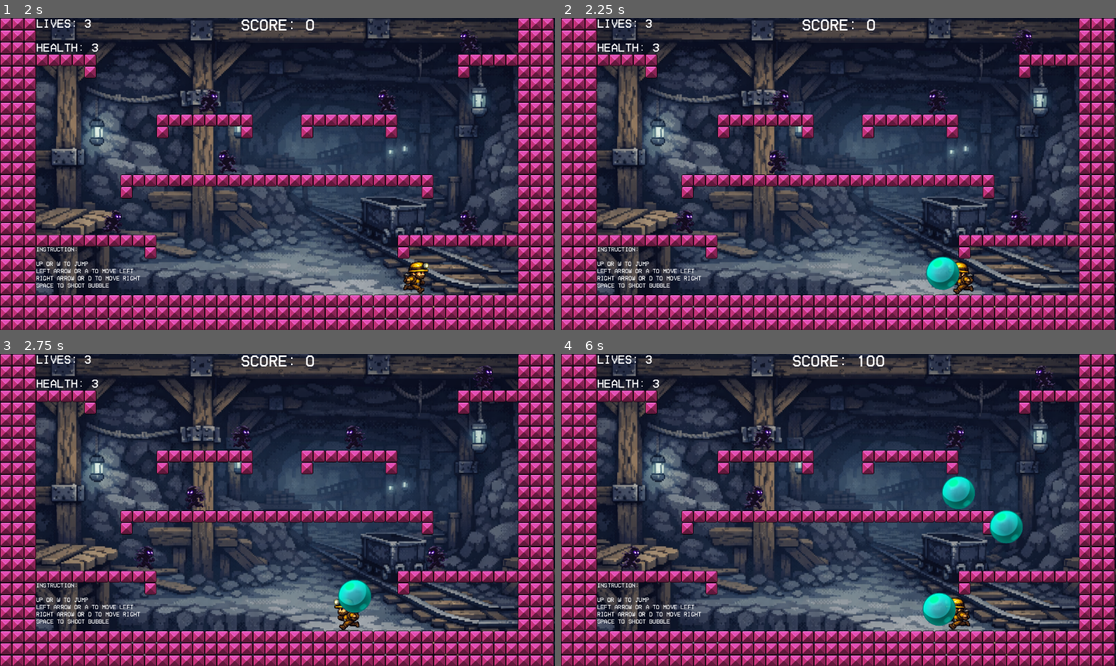
Above: before the commit, frames 1-4 (two rows, left to right).
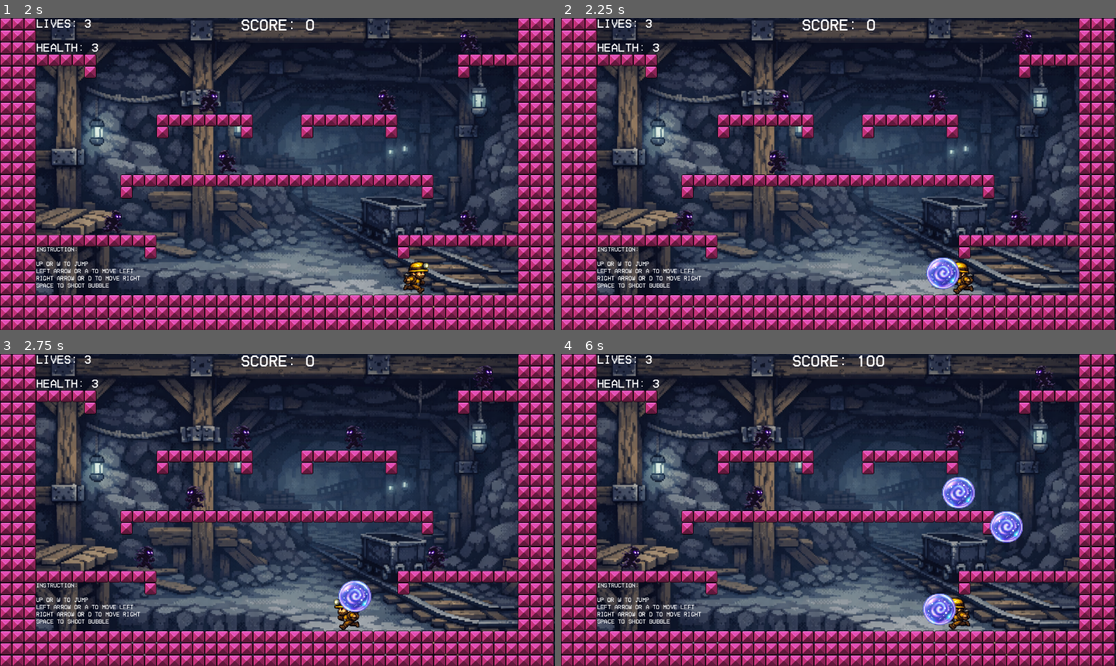
Above: after the commit, the same moments.

Repository: Zhaojun-Li/assignment-05
Game: Godot game, scene res://scenes/main/Main.tscn
Two runs of this game, one before a commit and one after it. Both use one fixed random seed, a clock stepped at 60 frames per second and the inputs below.
Inputs:
- Up to frame 1 (2 s): tap Enter at 0.5 s; hold D (move_right) from 0.53 s (still down); tap Space (fire) at 0.6, 1.35 s; tap W (jump) at 0.77, 1.52 s
- Up to frame 2 (2.25 s): release D (move_right) at 2.03 s; hold A (move_left) from 2.03 s (still down); tap Space (fire) at 2.1 s
- Up to frame 3 (2.75 s): keep holding A (move_left)
- Up to frame 4 (6 s): release A (move_left) at 2.78 s; hold D (move_right) 2.78-4.28 s; tap Space (fire) every 0.75 s from 2.85 to 5.85 s; tap W (jump) at 3.02, 3.77, 4.52 s; hold A (move_left) 4.28-5.03 s; hold D (move_right) 5.03-5.78 s; hold A (move_left) from 5.78 s (still down)

Frame 1 is identical in both runs. In frame 2, 0.5% of the frame differs, in the area x 65-72%, y 76-88%; in frame 3, 0.5%; in frame 4, 1.5%, in the area x 65-84%, y 39-88%.

Commit message:
Changed bubble sprite

Diff:
--- a/scenes/entities/projectiles/Bubble.gd
+++ b/scenes/entities/projectiles/Bubble.gd
@@ -16,8 +16,13 @@
 @export var lifetime: float = 2.8
 @export var escape_time: float = 3.0
 
+@onready var anim: AnimatedSprite2D = get_node_or_null("AnimatedSprite2D")
+
 func _ready() -> void:
 	add_to_group("bubbles")
+
+	# Play bubble fly animation
+	_play_fly_anim()
 
 	# Detect collision
 	body_entered.connect(_on_body_entered)
@@ -110,3 +115,11 @@
 
 	trapped_enemy = null
 	queue_free()
+
+# Animation helper
+func _play_fly_anim() -> void:
+	if anim:
+		if anim.animation != "fly":
+			anim.play("fly")
+		elif not anim.is_playing():
+			anim.play()
--- a/scenes/entities/projectiles/Bubble.tscn
+++ b/scenes/entities/projectiles/Bubble.tscn
@@ -1,15 +1,37 @@
-[gd_scene load_steps=4 format=3 uid="uid://d2rxpn4cle7i4"]
+[gd_scene load_steps=7 format=3 uid="uid://d2rxpn4cle7i4"]
 
 [ext_resource type="Script" uid="uid://dur8kwfxn3d5q" path="res://scenes/entities/projectiles/Bubble.gd" id="1_5g3qy"]
-[ext_resource type="Texture2D" uid="uid://qosyadm0mxp0" path="res://assets/sprites/bubble.png" id="1_esxm3"]
+[ext_resource type="Texture2D" uid="uid://bjyox8uf5haeg" path="res://assets_ai/processed/projectile_dream_bubble_3.png" id="2_3mr5e"]
+[ext_resource type="Texture2D" uid="uid://bfifs35xwyg5o" path="res://assets_ai/processed/projectile_dream_bubble_2.png" id="3_lc1bl"]
+[ext_resource type="Texture2D" uid="uid://dphkodlsmke24" path="res://assets_ai/processed/projectile_dream_bubble_1.png" id="4_ll2dr"]
+
+[sub_resource type="SpriteFrames" id="SpriteFrames_svhk7"]
+animations = [{
+"frames": [{
+"duration": 1.0,
+"texture": ExtResource("2_3mr5e")
+}, {
+"duration": 1.0,
+"texture": ExtResource("3_lc1bl")
+}, {
+"duration": 1.0,
+"texture": ExtResource("4_ll2dr")
+}],
+"loop": true,
+"name": &"fly",
+"speed": 12.0
+}]
 
 [sub_resource type="CircleShape2D" id="CircleShape2D_5g3qy"]
 
 [node name="Bubble" type="Area2D" groups=["bubbles"]]
 script = ExtResource("1_5g3qy")
 
-[node name="Sprite2D" type="Sprite2D" parent="."]
-texture = ExtResource("1_esxm3")
+[node name="AnimatedSprite2D" type="AnimatedSprite2D" parent="."]
+scale = Vector2(0.3, 0.3)
+sprite_frames = SubResource("SpriteFrames_svhk7")
+animation = &"fly"
+frame_progress = 0.10534474
 
 [node name="CollisionShape2D" type="CollisionShape2D" parent="."]
 scale = Vector2(3.335, 3.335)
Binary file added: assets_ai/processed/projectile_dream_bubble_1.png
Not shown, added: assets_ai/processed/projectile_dream_bubble_1.png.import
Binary file added: assets_ai/processed/projectile_dream_bubble_2.png
Not shown, added: assets_ai/processed/projectile_dream_bubble_2.png.import
Binary file added: assets_ai/processed/projectile_dream_bubble_3.png
Not shown, added: assets_ai/processed/projectile_dream_bubble_3.png.import
